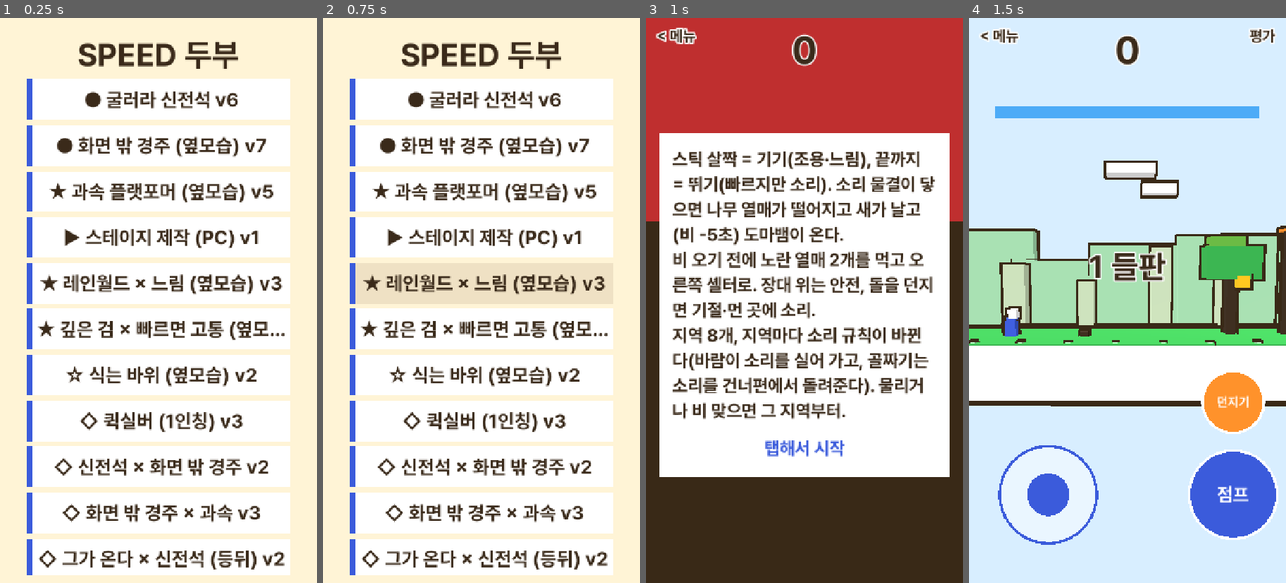
Above: before the commit, frames 1-4 (left to right).
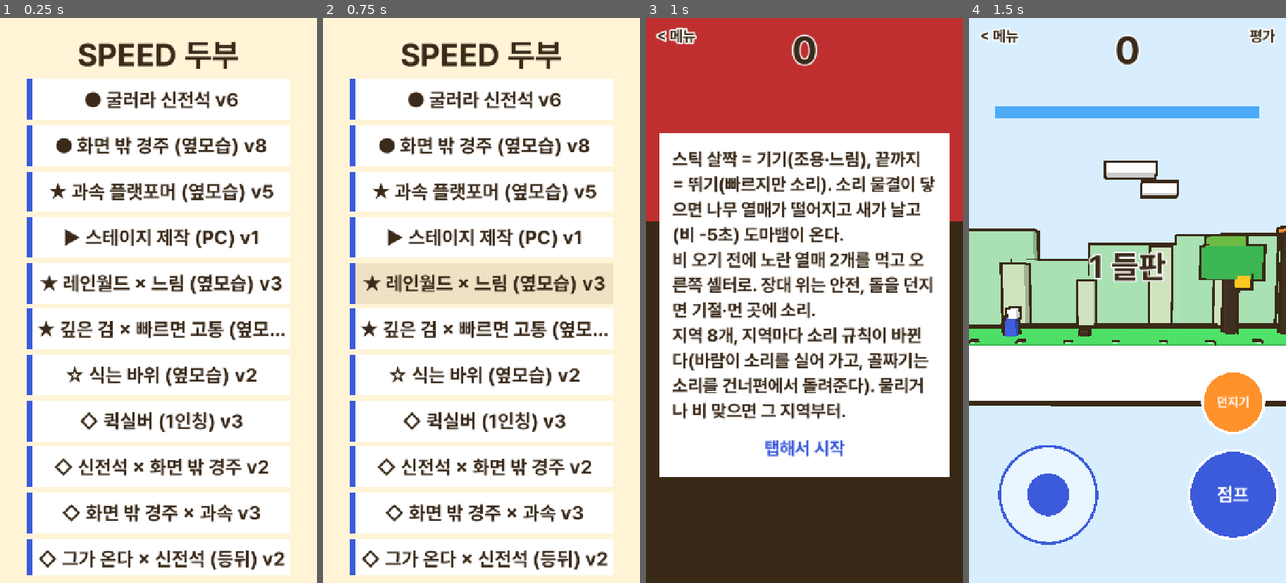
Above: after the commit, the same moments.

Repository: innollia/pai-games
Game: Godot game, scene res://main.tscn
Same seed, same stepped clock (60 frames per second), same inputs: the game is played once before the commit and once after it.
Inputs (mouse positions are in pixels of both pictures, inside the frame that each line leads up to):
- Up to frame 1 (0.25 s): no input
- Up to frame 2 (0.75 s): tap Enter at 0.5 s; move the mouse to (551, 272) at 0.52 s; tap Z at 0.6 s; click (551, 272) at 0.67 s
- Up to frame 3 (1 s): no input
- Up to frame 4 (1.5 s): tap Space at 1.25 s; drag from (1064, 328) to (1111, 413) at 1.27 s

The runs differ from the first frame. In frame 1, 0.7% of the frame differs, in the area x 17-84%, y 21-25%; in frame 2, 0.7%; in frame 3, nothing differs; in frame 4, nothing differs.

Commit message:
screenrace v8: 구조물 앞뒤 경사로(막혀 속도 0 대신 오르막에서 기울기·짐만큼 느려짐, 내리막 살짝 빠름), 계단→언덕, 상자 윗면 테·앞판, 가판대·상자 장식
Co-Authored-By: Claude Opus 5.5 <noreply@anthropic.com>

Diff:
--- a/games/speed_tofu/g/screenrace.gd
+++ b/games/speed_tofu/g/screenrace.gd
@@ -18,6 +18,8 @@
 const HW := 0.4
 const HH := 1.2
 const STEP := 0.55
+const RAMP_RUN := 1.8  # 경사로 길이 = 높이 × 이만큼
+const RAMP_DRAG := 14.0  # 오르막에서 더 깎이는 속도 (경사·짐 무게에 비례)
 const COYOTE := 0.1
 const JBUF := 0.12
 const CAM_D := 22.0
@@ -66,10 +68,10 @@
 const RECORDS := "user://screenrace_v7.cfg"
 const SEG_RULES := {
 	"flat": "짐은 느림과 목숨 · 빈손 결승은 실격",
-	"stairs": "계단: 점프를 아껴 달려 올라가라",
-	"wall": "빨간 벽: 점프로 넘겨라", "pit": "빨간 틈: 끝에서 점프",
+	"stairs": "언덕: 짐이 무거우면 오르막이 느리다",
+	"wall": "빨간 벽: 점프로 넘어야 안 느려진다", "pit": "빨간 틈: 끝에서 점프",
 	"awning": "노란 발판: 위 지름길 / 아래 상자",
-	"crates": "상자: 앞사람 뒤에서 길을 읽어라",
+	"crates": "상자 경사: 뛰어넘으면 빠르다",
 	"river": "흐르는 바닥: 무거우면 덜 밀린다",
 	"track": "위 승강장 / 아래는 기차가 온다",
 	"bridge": "짐 3개 이상: 밟은 판이 무너진다",
@@ -94,7 +96,7 @@
 	["bridge", "slide", "dropfloor", "dropfloor_mix"],
 	["ballast", "ballast_mix", "bridge", "shutter", "shutter_mix"],
 	["updraft", "updraft_mix", "roofgap", "dropfloor", "dropfloor_mix"]]
-const POOL_N := 100  # 코스 상자를 그리는 풀 (화면 근처만)
+const POOL_N := 140  # 코스 상자를 그리는 풀 (화면 근처만)
 const BITS_N := 12
 const COURSES := [
 	{"name": "시장", "rule": "", "say": "벽을 넘어라",
@@ -135,6 +137,7 @@
 	var v := Vector2.ZERO
 	var grounded := false
 	var sup := -1  # 밟은 것: 0 바닥 1 발판 3 흐르는 바닥
+	var slope := 0.0  # 밟은 경사 (+ 오른쪽 오르막)
 	var alive := true
 	var ai := true
 	var nick := ""
@@ -180,7 +183,10 @@
 var cdef: Dictionary
 var stage: Node3D
 var rects: Array[Rect2] = []
-var kinds := PackedInt32Array()
+var kinds := PackedInt32Array()  # 0 바닥 1 점프대 3 흐름 4 판 5 얼음 6 짐 문 7 차단문 8 경사로
+var ramp_of := {}  # 경사로 상자 번호 -> 1 오른쪽 오르막 / -1 오른쪽 내리막
+var ramp_hit_y := 0.0
+var decor_n := 0
 var buckets: Array = []
 var spots: Array[Vector2] = []  # 코스에 놓인 짐 자리
 var parcels: Array = []  # 땅에 있는 짐 (돌려 쓴다)
@@ -657,6 +663,8 @@
 	cdef = COURSES[ci]
 	rects.clear()
 	kinds = PackedInt32Array()
+	ramp_of.clear()
+	decor_n = 0
 	spots.clear()
 	flows.clear()
 	trains.clear()
@@ -794,8 +802,8 @@
 			if s == "ballast_mix":
 				_solid(Rect2(gx + 7.0, fy - 0.3, 16.0, 0.3), B, 3)
 			else:
-				_solid(Rect2(gx + 11.0, fy, 1.2, 1.5), BAD, 0)
-				_solid(Rect2(gx + 18.0, fy, 1.2, 1.5), BAD, 0)
+				_bump(gx + 11.0, fy, 1.2, 1.5, BAD, 4.0, 2.6)
+				_bump(gx + 18.0, fy, 1.2, 1.5, BAD, 3.0, 4.0)
 			gx += 26.0
 		"updraft", "updraft_mix":
 			_floor(gx, 28.0)
@@ -803,8 +811,8 @@
 			for k in 4:
 				_vbox(Vector3(gx + 3.5 + k, fy + 2.0, -0.8), Vector3(0.12, 4.0, 0.12), WIND_C)
 			_plat(gx + 9.0, fy + 5.0, 12.0, GOOD)
-			_solid(Rect2(gx + 12.0, fy, 1.2, 1.8), BAD, 0)
-			_solid(Rect2(gx + 19.0, fy, 1.2, 1.8), BAD, 0)
+			_bump(gx + 12.0, fy, 1.2, 1.8, BAD, 3.5, 2.5)
+			_bump(gx + 19.0, fy, 1.2, 1.8, BAD, 3.2, 2.5)
 			if s == "updraft_mix":
 				# 위층의 낮은 문은 상승풍 입구에서 떨어뜨려 둔다.
 				_solid(Rect2(gx + 15.0, fy + 6.6, 5.0, 2.0), BAD, 0)
@@ -836,8 +844,8 @@
 				boards.append(bd)
 				board_of[rects.size() - 1] = bd
 			_plat(gx + 10.0, fy, 14.0, cdef.top)
-			_solid(Rect2(gx + 13.0, fy, 1.0, 1.8), BAD, 0)
-			_solid(Rect2(gx + 19.0, fy, 1.0, 1.8), BAD, 0)
+			_bump(gx + 13.0, fy, 1.0, 1.8, BAD, 2.8, 2.4)
+			_bump(gx + 19.0, fy, 1.0, 1.8, BAD, 2.6, 3.0)
 			if s == "dropfloor_mix":
 				_solid(Rect2(gx + 4.0, low - 0.2, 20.0, 0.2), ICE, 5)
 			# lower route becomes the next segment's floor; no invisible fatal pit.
@@ -849,18 +857,28 @@
 			_floor(gx, w)
 			if gen.randf() < 0.4:
 				spots.append(Vector2(gx + w * 0.5, fy))
+			if (cdef.rule == "" or cdef.rule == "dark") and w > 8.0 and int(gx) % 3 == 0:
+				_decor("market_stall", Vector3(gx + w * 0.5, fy, -3.4), 3.0)
 			gx += w
-		"stairs":
+		"stairs":  # 긴 언덕 하나: 오르막은 짐이 무거울수록 느리고, 내리막은 빨라진다
 			var up := fy < -1.0 or (fy < 4.0 and gen.randf() < 0.55)
-			for k in 5:
-				_floor(gx, 1.3)
-				gx += 1.3
-				fy += 0.5 if up else -0.5
+			var rise := 2.5
+			var ln := 6.5
+			if up:
+				_floor(gx, ln)
+				_ramp(gx, fy, ln, rise, 1, cdef.top, cdef.gnd.darkened(0.06))
+				fy += rise
+			else:
+				fy -= rise
+				_floor(gx, ln)
+				_ramp(gx, fy, ln, rise, -1, cdef.top, cdef.gnd.darkened(0.06))
+			gx += ln
 			_floor(gx, 3.0)
 			gx += 3.0
 		"wall":
 			_floor(gx, 9.0)
-			_solid(Rect2(gx + 4.0, fy, 0.9, gen.randf_range(1.3, 2.2)), wallc, 0)
+			# 앞 경사로: 걸어 오르면 느려지고 점프로 넘으면 속도를 지킨다. 과속 모드는 맞부딪혀 튕기는 벽 그대로.
+			_bump(gx + 4.0, fy, 0.9, gen.randf_range(1.3, 2.2), wallc, 0.0 if mode == "over" else 4.0, 4.1)
 			gx += 9.0
 		"pit":
 			_floor(gx, 2.0)
@@ -875,15 +893,17 @@
 			_plat(gx + 5.0, fy + 6.5, 17.0, wallc)
 			spots.append(Vector2(gx + 12.0, fy + 6.5))
 			_floor(gx + 4.0, 18.0)
-			_solid(Rect2(gx + 9.0, fy, 1.2, 1.1), wallc, 0)
-			_solid(Rect2(gx + 15.0, fy, 1.2, 1.6), wallc, 0)
+			_bump(gx + 9.0, fy, 1.2, 1.1, wallc, 3.0, 1.8)
+			_bump(gx + 15.0, fy, 1.2, 1.6, wallc, 2.9, 2.6)
 			gx += 22.0
 		"crates":
 			_floor(gx, 12.0)
-			_solid(Rect2(gx + 3.0, fy, 1.2, 1.0), wallc, 0)
-			_solid(Rect2(gx + 8.0, fy, 1.2, 1.7), wallc, 0)
+			_bump(gx + 3.0, fy, 1.2, 1.0, wallc, 2.8, 0.0)
+			_bump(gx + 8.0, fy, 1.2, 1.7, wallc, 2.6, 2.8)
 			if gen.randf() < 0.5:
-				spots.append(Vector2(gx + 6.0, fy))
+				spots.append(Vector2(gx + 4.9, fy))
+			if int(gx) % 2 == 0:
+				_decor("crate", Vector3(gx + 10.6, fy, -1.9), 1.1)
 			gx += 12.0
 		"river":  # 뒤로 흐르는 바닥 조각들, 사이는 물
 			for k in 3:
@@ -927,7 +947,7 @@
 				_solid(Rect2(x, fy - 0.8, w, 0.8), cdef.gnd.darkened(0.04), 0)
 				_vbox(Vector3(x + w * 0.5, fy - 0.08, 0), Vector3(w, 0.16, 2.5), cdef.top)
 				if not first and w > 5.0 and gen.randf() < 0.6:
-					_solid(Rect2(x + w * 0.5, fy, 1.1, gen.randf_range(1.0, 1.6)), BAD, 0)
+					_bump(x + w * 0.5, fy, 1.1, gen.randf_range(1.0, 1.6), BAD, w * 0.5 - 0.2, w * 0.5 - 1.3)
 				elif gen.randf() < 0.4:
 					spots.append(Vector2(x + w * 0.5, fy))
 				first = false
@@ -1002,7 +1022,7 @@
 			var ln := gen.randf_range(18.0, 24.0)
 			_floor(gx, ln)
 			gusts.append(Vector2(gx, gx + ln))
-			_solid(Rect2(gx + ln * 0.5, fy, 1.2, 1.1), BAD, 0)
+			_bump(gx + ln * 0.5, fy, 1.2, 1.1, BAD)
 			var wx := gx + 1.5
 			while wx < gx + ln:
 				_vbox(Vector3(wx, fy + 1.6, -1.5), Vector3(0.14, 3.2, 0.14), INK)
@@ -1040,6 +1060,55 @@
 
 func _plat(x: float, top: float, w: float, c: Color) -> void:
 	_solid(Rect2(x, top - 0.5, w, 0.5), c, 0, 2.0)
+	_vbox(Vector3(x + w * 0.5, top - 0.05, 0), Vector3(w + 0.06, 0.1, 2.08), c.lightened(0.4))
+
+
+## 장애물 상자 (윗면 밝은 테 + 앞면 어두운 판으로 덩어리처럼 안 보이게)
+func _block(rc: Rect2, c: Color, depth := 2.4) -> void:
+	_solid(rc, c, 0, depth)
+	var m := rc.get_center()
+	_vbox(Vector3(m.x, rc.end.y - 0.07, 0), Vector3(rc.size.x + 0.1, 0.14, depth + 0.1), c.lightened(0.45))
+	if rc.size.x > 0.5 and rc.size.y > 0.6:
+		_vbox(Vector3(m.x, m.y - 0.05, depth * 0.5), Vector3(rc.size.x - 0.3, rc.size.y - 0.4, 0.06), c.darkened(0.2))
+
+
+## 장애물 + 앞뒤 경사로. 걸어 오르면 느려지고(가파를수록·짐이 많을수록) 뛰어넘으면 속도를 지킨다.
+## front/back = 경사로를 놓을 수 있는 길이 (0이면 그쪽은 맞부딪히는 벽)
+func _bump(x: float, y: float, w: float, h: float, c: Color, front := 9.0, back := 9.0) -> void:
+	var rl := h * RAMP_RUN
+	if front >= 1.0:
+		var fl := minf(rl, front)
+		_ramp(x - fl, y, fl, h, 1, BOARD, BOARD.darkened(0.3))
+	if back >= 1.2:
+		var bl := minf(rl, back)
+		_ramp(x + w, y, bl, h, -1, BOARD, BOARD.darkened(0.3))
+	_block(Rect2(x, y, w, h), c)
+
+
+## 경사로: 바닥 y에서 x0..x0+w 동안 h만큼. dir 1 = 오른쪽으로 오르막, -1 = 오른쪽으로 내리막
+## 보이는 것: 기울어진 판 하나 + 판 밑을 채우는 받침 1~2개
+func _ramp(x0: float, y: float, w: float, h: float, dir: int, c: Color, fill: Color) -> void:
+	rects.append(Rect2(x0, y, w, h))
+	kinds.append(8)
+	ramp_of[rects.size() - 1] = dir
+	var a := atan2(h, w) * dir
+	var t := 0.24
+	var mid := Vector2(x0 + w * 0.5, y + h * 0.5) - Vector2(-sin(a), cos(a)) * t * 0.5
+	_vbox(Vector3(mid.x, mid.y, 0), Vector3(sqrt(w * w + h * h) + 0.06, t, 2.3), c, a)
+	var n := 3 if w > 3.0 else 2
+	var cw := w / n
+	for k in range(1, n):
+		var cx := x0 + cw * (k + 0.5) if dir > 0 else x0 + w - cw * (k + 0.5)
+		var ch := h * k / n - 0.06
+		_vbox(Vector3(cx, y + ch * 0.5, -0.1), Vector3(cw, ch, 2.1), fill)
+
+
+## 그림 장식 (충돌 없음). 코스마다 몇 개까지만
+func _decor(asset: String, pos: Vector3, height: float) -> void:
+	if decor_n >= 6:
+		return
+	if _art_model(asset, stage, pos, height):
+		decor_n += 1
 
 
 func _solid(rc: Rect2, c: Color, kind: int, depth := 2.4) -> void:
@@ -1050,8 +1119,8 @@
 
 
 ## 코스 상자 명세 하나 (실제 상자는 화면 근처일 때만 풀에서 빌린다)
-func _vbox(pos: Vector3, size: Vector3, c: Color) -> void:
-	vspecs.append([pos, size, c])
+func _vbox(pos: Vector3, size: Vector3, c: Color, rot := 0.0) -> void:
+	vspecs.append([pos, size, c, rot])
 	vslot.resize(vspecs.size())
 	vslot[vspecs.size() - 1] = -1
 
@@ -1072,6 +1141,7 @@
 			vslot[i] = k
 			var m := vpool[k]
 			m.position = p
+			m.rotation.z = sp[3]
 			m.scale = s
 			m.material_override = mat(sp[2])
 			m.visible = true
@@ -1633,6 +1703,11 @@
 	r.immune = maxf(r.immune - dt, 0.0)
 	r.drop_cd = maxf(r.drop_cd - dt, 0.0)
 	var top := _top(r)
+	var up := r.slope * signf(r.v.x)  # + 오르막, - 내리막
+	if r.grounded and up > 0.0:
+		top *= maxf(1.0 - up * (0.5 + 0.1 * _weight(r)), 0.35)
+	elif r.grounded and up < 0.0:
+		top *= 1.0 - up * 0.3
 	var mx := r.mx
 	if r.stun > 0.0:
 		r.stun -= dt
@@ -1672,6 +1747,8 @@
 	if r.dash > 0.0:
 		r.dash -= dt
 		r.v.x = maxf(r.v.x, 32.0 if _overpowered(r) else DASH_V)
+	if r.grounded and up > 0.0:  # 오르막: 딱 멈추지 않고 경사·짐만큼 깎인다
+		r.v.x = move_toward(r.v.x, 0.0, RAMP_DRAG * up * (1.0 + 0.2 * _weight(r)) * dt)
 	r.v.y = maxf(r.v.y - GRAV * dt, -MAX_FALL)
 	# 흐르는 바닥: 짐이 무거울수록 덜 밀린다
 	if r.grounded and r.sup == 3:
@@ -1682,6 +1759,7 @@
 		_mx(r, r.v.x * dt * 0.5)
 		_my(r, r.v.y * dt * 0.5)
 	_probe(r)
+	_on_ramp(r, was_g)
 	if r.grounded and not was_g and vy0 < -6.0:
 		r.sq = clampf(-vy0 / 40.0, 0.15, 0.5)
 		if vy0 < -15.0 and absf(r.p.x - camx) < hwv + 2.0:
@@ -1725,7 +1803,43 @@
 		return mechanisms[shutter_of[i]].t < 0.75
 	if k == 6:
 		return r != null and r.cargo > GATE_MAX
-	return true
+	return k != 8  # 경사로는 상자로 막지 않고 _on_ramp가 윗면에 올린다
+
+
+## 경사로 i의 x 위 윗면 높이
+func _ramp_y(i: int, x: float) -> float:
+	var q: Rect2 = rects[i]
+	var t := clampf((x - q.position.x) / q.size.x, 0.0, 1.0)
+	if ramp_of[i] < 0:
+		t = 1.0 - t
+	return q.position.y + q.size.y * t
+
+
+## 경사로 윗면에 발을 붙인다 (오르막은 밀려 올라가고, 내리막은 떨어지지 않고 따라 내려간다)
+func _on_ramp(r: Courier, was_g: bool) -> void:
+	r.slope = 0.0
+	if r.v.y > 0.5:
+		return
+	var best := -1.0e9
+	var bi := -1
+	for i in buckets[_bi(r.p.x)]:
+		if kinds[i] != 8:
+			continue
+		var q: Rect2 = rects[i]
+		if r.p.x < q.position.x or r.p.x > q.end.x:
+			continue
+		var sy := _ramp_y(i, r.p.x)
+		if r.p.y <= sy + (0.35 if was_g else 0.02) and r.p.y >= sy - 0.9 and sy > best:
+			best = sy
+			bi = i
+	if bi < 0 or (r.grounded and best < r.p.y - 0.02):
+		return
+	r.p.y = best
+	r.v.y = 0.0
+	r.grounded = true
+	r.sup = 0
+	var q: Rect2 = rects[bi]
+	r.slope = ramp_of[bi] * q.size.y / q.size.x
 
 
 func _mx(r: Courier, dx: float) -> void:
@@ -1804,7 +1918,7 @@
 	var ice := false
 	for b in range(_bi(f.position.x), _bi(f.end.x) + 1):
 		for i in buckets[b]:
-			if kinds[i] < 0 or kinds[i] == 6 or kinds[i] == 7:
+			if kinds[i] < 0 or kinds[i] == 6 or kinds[i] == 7 or kinds[i] == 8:
 				continue
 			var q: Rect2 = rects[i]
 			if q.intersects(f) and q.end.y <= r.p.y + 0.02:
@@ -1825,8 +1939,9 @@
 		if kinds[i] < 0 or kinds[i] == 6 or kinds[i] == 7:
 			continue
 		var q: Rect2 = rects[i]
-		if x > q.position.x and x < q.end.x and q.end.y <= ymax:
-			best_y = maxf(best_y, q.end.y)
+		var top := _ramp_y(i, x) if kinds[i] == 8 else q.end.y
+		if x > q.position.x and x < q.end.x and top <= ymax:
+			best_y = maxf(best_y, top)
 	return best_y
 
 
--- a/games/speed_tofu/main.gd
+++ b/games/speed_tofu/main.gd
@@ -65,7 +65,7 @@
 	["taiji_speed", "◆ 흘러가는 퍼즐 판"],
 ]
 # 게임 버전: 강화할 때마다 올린다. 메뉴 글자 끝에 " v3" 로 붙고 평가 ver 에 "v3 <빌드>" 로 들어간다 (없으면 1)
-const GAME_VER := {"bigball": 3, "blade": 2, "blade_1p": 2,  …(785 unchanged characters)… n": 2, "scale_prison": 2, "screenrace": 7, "screenrace_over": 3, "shockwave": 2,  …(333 unchanged characters)…
+const GAME_VER := {"bigball": 3, "blade": 2, "blade_1p": 2,  …(785 unchanged characters)… n": 2, "scale_prison": 2, "screenrace": 8, "screenrace_over": 3, "shockwave": 2,  …(333 unchanged characters)…
 # 1차 폐기 (사용자 판정 탈락 + 첫 판 보존작). 메뉴의 "1차 폐기 (판정 탈락)" 폴더 안에서만 보인다
 const DROPPED := [
 	["quicksilver", "퀵실버 시티"],
Not shown, changed: games/speed_tofu/submit/screenrace/DECISIONS.md
Not shown, changed: games/speed_tofu/web/index.html
Not shown, changed: games/speed_tofu/web/index.pck
